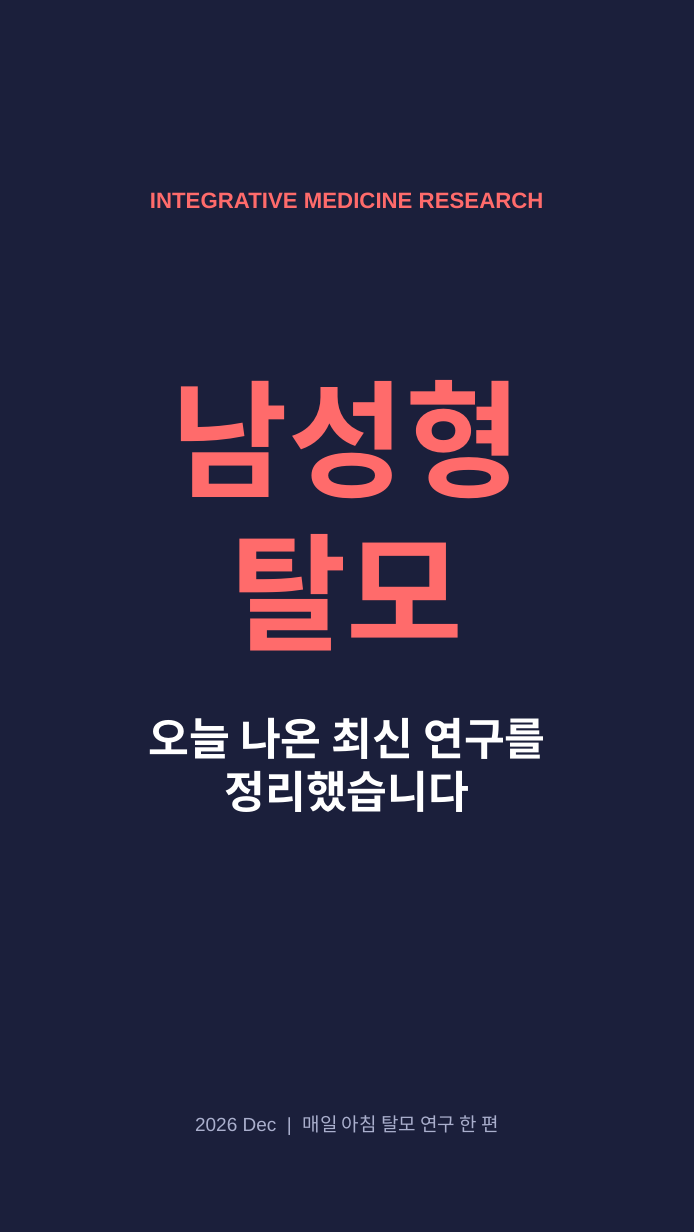
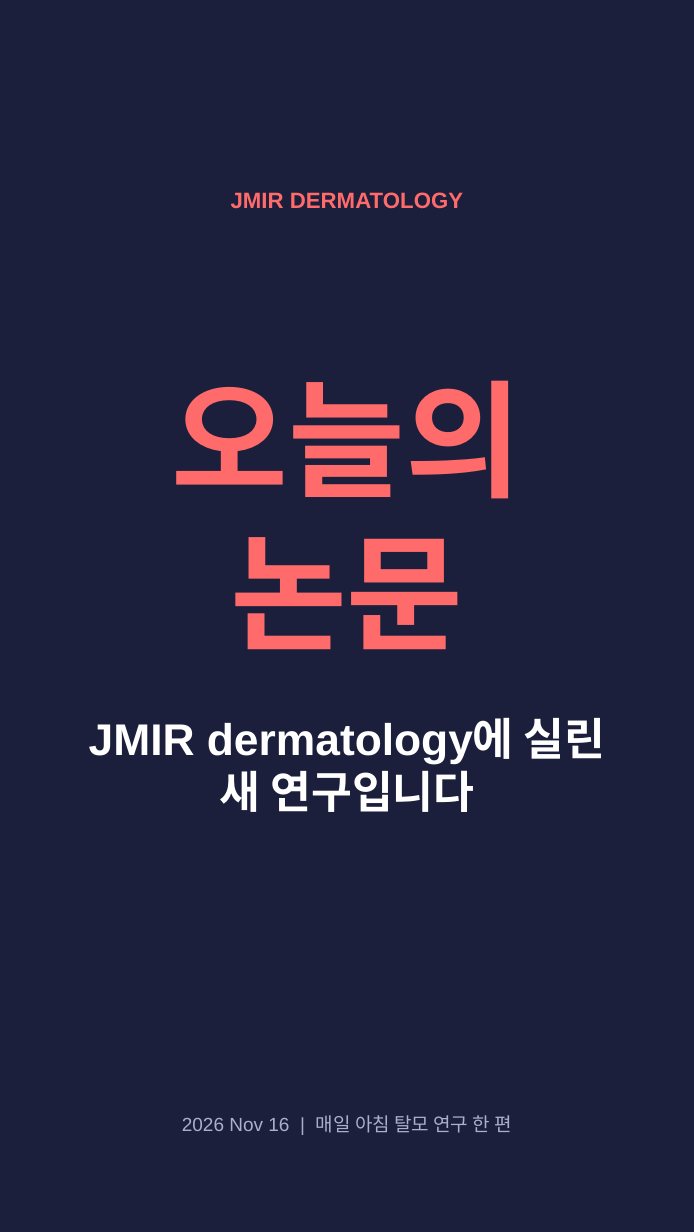
Before and after one commit to hyokang2010-BJ-ANTH/product-builder-test, a slide deck: slide 1 of pwa/data/latest/slides.pptx. Drawn at 694x1232 pixels with LibreOffice and Linux fonts; fonts in the diff are those of the drawing. Boxes give left, top, right and bottom in pixels: in the first picture for what was removed or moved away, otherwise in the second. Text is boxed around its words. In the diff, an @@ line names an element or a change of style, - is before the commit and + after.

```diff
--- a/pwa/data/latest/slides.pptx
+++ b/pwa/data/latest/slides.pptx
@@ text at [231,192,463,209]: text changed @@
-INTEGRATIVE MEDICINE RESEARCH
+JMIR DERMATOLOGY
@@ text at [172,380,522,650]: text changed @@
-남성형 탈모
+오늘의 논문
@@ text at [89,718,606,812]: text changed @@
-오늘 나온 최신 연구를 정리했습니다
+JMIR dermatology에 실린 새 연구입니다
@@ text at [182,1115,511,1133]: text changed @@
-2026 Dec | 매일 아침 탈모 연구 한 편
+2026 Nov 16 | 매일 아침 탈모 연구 한 편
```
Also in this commit, not shown: 1 other slide changed, 3 slides added, 7 slides removed, 26 other files.
